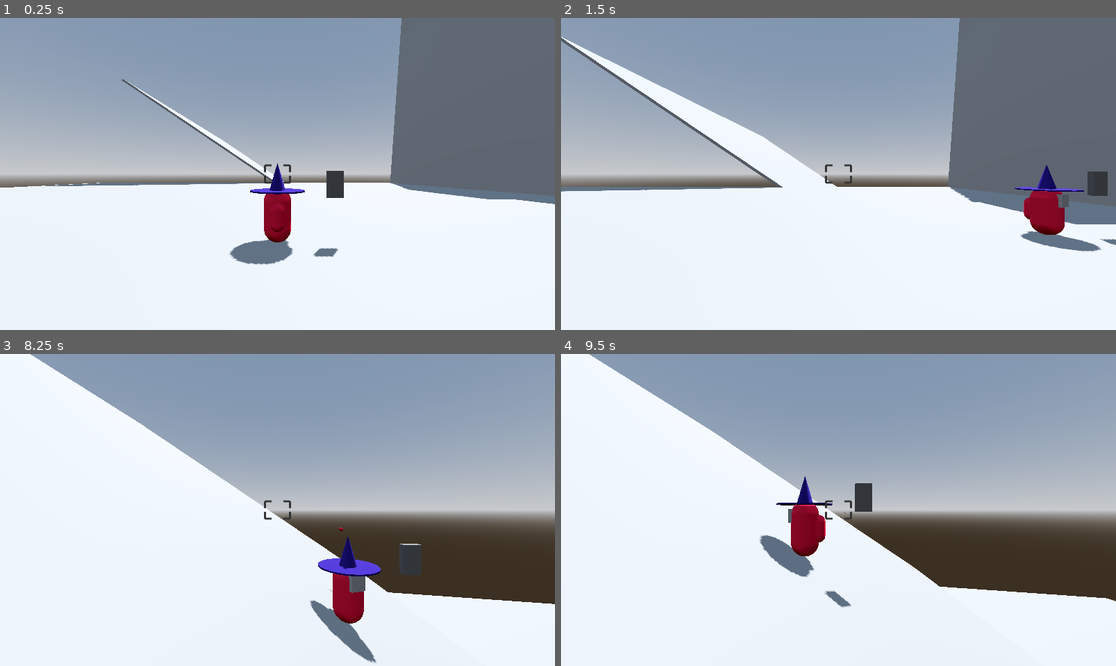
Above: before the commit, frames 1-4 (two rows, left to right).
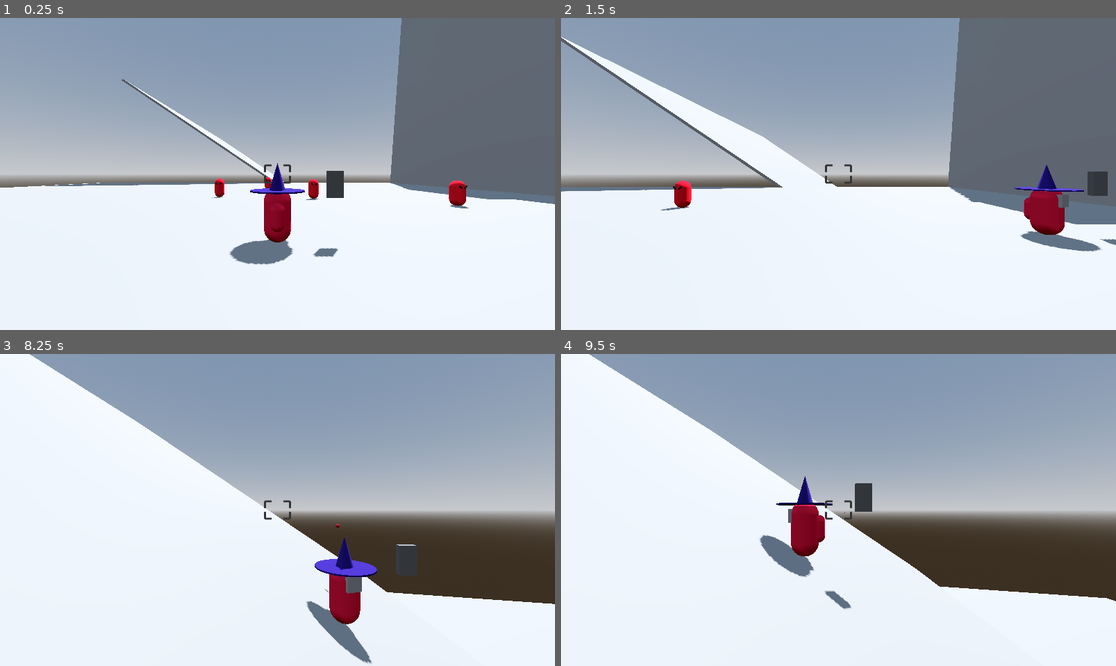
Above: after the commit, the same moments.

Repository: lead0lead/godot-3d-bullet-hell
Game: Godot game, scene res://scenes/main.tscn
The game is run twice, just before and just after one commit, with the same random seed, the same clock (stepped at 60 frames per second) and the same inputs.
Inputs (mouse positions are in pixels of both pictures, inside the frame that each line leads up to):
- Up to frame 1 (0.25 s): no input
- Up to frame 2 (1.5 s): tap Enter at 0.5 s; move the mouse to (960, 158) at 0.52 s; hold D (right) 0.53-1.28 s; hold Shift (boost) 0.53-1.28 s; tap Space (jump) at 0.77 s; move the mouse to (727, 189) at 1.27 s; hold S (back) from 1.28 s (still down); tap X (dash) at 1.35 s
- Up to frame 3 (8.25 s): tap Space (jump) at 1.52, 3.02, 3.77, 4.52, 6.02, 6.77, 7.52 s; move the mouse to (333, 441) at 2.02 s; release S (back) at 2.03 s; press the mouse at (333, 441) at 2.03 s; hold D (right) 2.03-2.78 s; move the mouse to (249, 572) at 2.77 s; release the mouse at (249, 572) at 2.78 s; hold W (forward) 2.78-3.53 s; tap F (toggle-flight) at 2.85, 5.85 s; move the mouse to (444, 556) at 3.52 s; hold Shift (boost) 3.53-4.28 s; hold A (left) 3.53-5.03 s; move the mouse to (111, 463) at 4.27 s; tap X (dash) at 4.35, 7.35 s; move the mouse to (305, 510) at 5.02 s; press the mouse at (305, 510) at 5.03 s; hold S (back) 5.03-5.78 s; move the mouse to (194, 432) at 5.77 s; release the mouse at (194, 432) at 5.78 s; hold D (right) 5.78-6.53 s; move the mouse to (399, 494) at 6.52 s; hold W (forward) 6.53-7.28 s; hold Shift (boost) 6.53-7.28 s; move the mouse to (166, 525) at 7.27 s; hold D (right) 7.28-8.03 s; move the mouse to (333, 441) at 8.02 s; press the mouse at (333, 441) at 8.03 s; hold S (back) from 8.03 s (still down)
- Up to frame 4 (9.5 s): move the mouse to (810, 572) at 8.77 s; release S (back) at 8.78 s; release the mouse at (810, 572) at 8.78 s; hold A (left) from 8.78 s (still down); tap F (toggle-flight) at 8.85 s; tap Space (jump) at 9.02 s

The runs differ from the first frame. In frame 1, 0.5% of the frame differs, in the area x 38-85%, y 51-62%; in frame 2, 0.3%; in frame 3, 1.0%, in the area x 5-100%, y 0-100%; in frame 4, 0.1%.

Commit message:
Add enemies
add class for npcs
add group for enemies
begin lockon system code

Diff:
--- a/project.godot
+++ b/project.godot
@@ -14,6 +14,10 @@
 run/main_scene="res://scenes/main.tscn"
 config/features=PackedStringArray("4.3", "Forward Plus")
 config/icon="res://textures/icon.svg"
+
+[global_group]
+
+Enemy="Can be damaged by the player"
 
 [input]
 
@@ -84,3 +88,4 @@
 3d_physics/layer_2="Player"
 3d_physics/layer_3="Camera"
 3d_physics/layer_4="Bullet"
+3d_physics/layer_5="Enemy"
--- /dev/null
+++ b/scenes/enemy.tscn
@@ -0,0 +1,40 @@
+[gd_scene load_steps=7 format=3 uid="uid://4rqwoueipw7k"]
+
+[ext_resource type="Script" path="res://scripts/enemy.gd" id="1_j2urv"]
+
+[sub_resource type="CapsuleShape3D" id="CapsuleShape3D_wfo34"]
+
+[sub_resource type="StandardMaterial3D" id="StandardMaterial3D_kitba"]
+albedo_color = Color(0.909218, 0, 0.134994, 1)
+
+[sub_resource type="CapsuleMesh" id="CapsuleMesh_jnes4"]
+material = SubResource("StandardMaterial3D_kitba")
+
+[sub_resource type="StandardMaterial3D" id="StandardMaterial3D_mvx82"]
+albedo_color = Color(0, 0, 0, 1)
+
+[sub_resource type="CapsuleMesh" id="CapsuleMesh_mo1v8"]
+material = SubResource("StandardMaterial3D_mvx82")
+radius = 0.05
+height = 0.3
+
+[node name="Enemy" type="CharacterBody3D" groups=["Enemy"]]
+collision_layer = 16
+collision_mask = 9
+script = ExtResource("1_j2urv")
+
+[node name="CollisionShape3D" type="CollisionShape3D" parent="."]
+transform = Transform3D(1, 0, 0, 0, 1, 0, 0, 0, 1, 0, 1, 0)
+shape = SubResource("CapsuleShape3D_wfo34")
+
+[node name="TestMesh" type="MeshInstance3D" parent="."]
+transform = Transform3D(1, 0, 0, 0, 1, 0, 0, 0, 1, 0, 1, 0)
+mesh = SubResource("CapsuleMesh_jnes4")
+
+[node name="MeshInstance3D" type="MeshInstance3D" parent="TestMesh"]
+transform = Transform3D(0.707107, 0.707107, 0, -0.707107, 0.707107, 0, 0, 0, 1, 0.2, 0.5, 0.509)
+mesh = SubResource("CapsuleMesh_mo1v8")
+
+[node name="MeshInstance3D2" type="MeshInstance3D" parent="TestMesh"]
+transform = Transform3D(0.707107, -0.707107, 0, 0.707107, 0.707107, 0, 0, 0, 1, -0.2, 0.5, 0.509)
+mesh = SubResource("CapsuleMesh_mo1v8")
--- a/scenes/main.tscn
+++ b/scenes/main.tscn
@@ -1,6 +1,7 @@
-[gd_scene load_steps=7 format=3 uid="uid://bg0a7o7n6iwxa"]
+[gd_scene load_steps=8 format=3 uid="uid://bg0a7o7n6iwxa"]
 
 [ext_resource type="PackedScene" uid="uid://wtup6u4wgkew" path="res://scenes/player.tscn" id="1_baenq"]
+[ext_resource type="PackedScene" uid="uid://4rqwoueipw7k" path="res://scenes/enemy.tscn" id="2_gfefn"]
 
 [sub_resource type="BoxMesh" id="BoxMesh_dk7vj"]
 size = Vector3(100, 0.5, 100)
@@ -80,3 +81,15 @@
 shape = SubResource("BoxShape3D_cjkpx")
 
 [node name="Player" parent="Node3D" instance=ExtResource("1_baenq")]
+
+[node name="Enemy" parent="." instance=ExtResource("2_gfefn")]
+transform = Transform3D(1, 0, 0, 0, 1, 0, 0, 0, 1, 3.6401, 0, -13.0629)
+
+[node name="Enemy2" parent="." instance=ExtResource("2_gfefn")]
+transform = Transform3D(1, 0, 0, 0, 1, 0, 0, 0, 1, -6.29375, 0, -14.6302)
+
+[node name="Enemy3" parent="." instance=ExtResource("2_gfefn")]
+transform = Transform3D(1, 0, 0, 0, 1, 0, 0, 0, 1, 14.0998, 0, -8.43278)
+
+[node name="Enemy4" parent="." instance=ExtResource("2_gfefn")]
+transform = Transform3D(1, 0, 0, 0, 1, 0, 0, 0, 1, -1.48522, 0, -24.7789)
--- a/scenes/player.tscn
+++ b/scenes/player.tscn
@@ -38,6 +38,17 @@
 [sub_resource type="CapsuleShape3D" id="CapsuleShape3D_4rsci"]
 
 [sub_resource type="SphereShape3D" id="SphereShape3D_7xni4"]
+
+[sub_resource type="BoxShape3D" id="BoxShape3D_x7nii"]
+size = Vector3(5, 4, 100)
+
+[sub_resource type="StandardMaterial3D" id="StandardMaterial3D_06kpu"]
+transparency = 1
+albedo_color = Color(1, 1, 1, 0.0784314)
+
+[sub_resource type="BoxMesh" id="BoxMesh_bnhyk"]
+material = SubResource("StandardMaterial3D_06kpu")
+size = Vector3(5, 4, 100)
 
 [sub_resource type="SphereShape3D" id="SphereShape3D_vjbo1"]
 
@@ -98,6 +109,16 @@
 unique_name_in_owner = true
 target_position = Vector3(0, 0, -1000)
 
+[node name="Area3D" type="Area3D" parent="CameraPivot/SpringArm3D/PlayerCamera"]
+transform = Transform3D(1, 0, 0, 0, 1, 0, 0, 0, 1, 0, 0.00999999, -50.795)
+
+[node name="CollisionShape3D" type="CollisionShape3D" parent="CameraPivot/SpringArm3D/PlayerCamera/Area3D"]
+shape = SubResource("BoxShape3D_x7nii")
+
+[node name="MeshInstance3D" type="MeshInstance3D" parent="CameraPivot/SpringArm3D/PlayerCamera/Area3D"]
+visible = false
+mesh = SubResource("BoxMesh_bnhyk")
+
 [node name="TextureRect" type="TextureRect" parent="CameraPivot/SpringArm3D/PlayerCamera"]
 custom_minimum_size = Vector2(64, 64)
 anchors_preset = 8
@@ -131,3 +152,6 @@
 mesh = SubResource("BoxMesh_ia2wk")
 
 [node name="Muzzle" type="Node3D" parent="RangedWeaponPivot/SpringArm3D/RangedWeapon"]
+
+[connection signal="body_entered" from="CameraPivot/SpringArm3D/PlayerCamera/Area3D" to="RangedWeaponPivot/SpringArm3D/RangedWeapon" method="_on_area_3d_body_entered"]
+[connection signal="body_exited" from="CameraPivot/SpringArm3D/PlayerCamera/Area3D" to="RangedWeaponPivot/SpringArm3D/RangedWeapon" method="_on_area_3d_body_exited"]
--- a/scripts/bullet.gd
+++ b/scripts/bullet.gd
@@ -1,6 +1,6 @@
 extends RigidBody3D
 
-const DAMAGE = 50.0
+const DAMAGE = 20.0
 const SPEED = 5.0
 
 var shoot = false
@@ -14,4 +14,6 @@
 
 
 func _on_body_entered(body: Node) -> void:
+	if body.is_in_group("Enemy"):
+		body.health -= DAMAGE
 	queue_free()
--- /dev/null
+++ b/scripts/enemy.gd
@@ -0,0 +1 @@
+extends npc
--- /dev/null
+++ b/scripts/npc.gd
@@ -0,0 +1,12 @@
+extends CharacterBody3D
+class_name npc
+
+@export var health := 200.0
+
+func _ready() -> void:
+	pass
+
+func _process(delta):
+	if health <= 0:
+		queue_free()
+		print("Enemy destroyed!")
--- a/scripts/player.gd
+++ b/scripts/player.gd
@@ -21,7 +21,6 @@
 @export var glide_speed := 0.5
 
 @onready var _camera: Camera3D = %PlayerCamera
-@onready var _aimcast: RayCast3D = %Aimcast
 
 enum States {IDLE, WALKING, JUMPING, GLIDING, BOOSTING, DASHING, FLYING_IDLE, FLYING, FALLING}
 var state := States.IDLE
@@ -45,11 +44,6 @@
 	var camera_right = _camera.global_basis.x
 
 	# Attacking
-
-	if _aimcast.is_colliding():
-		_ranged_weapon.look_at(_aimcast.get_collision_point(), _camera.global_basis.y)
-	else:
-		_ranged_weapon.look_at(_camera.global_transform * (Vector3.FORWARD * 1000.0))
 
 	if Input.is_action_pressed("fire"):
 		_ranged_weapon.fire()
--- a/scripts/ranged_weapon.gd
+++ b/scripts/ranged_weapon.gd
@@ -14,6 +14,10 @@
 @onready var _player := _ranged_weapon_pivot.get_parent()
 
 @onready var bullet = preload("res://scenes/bullet.tscn")
+@onready var _aimcast: RayCast3D = %Aimcast
+@onready var _camera: Camera3D = %PlayerCamera
+
+var _enemies_in_view := []
 
 var _can_fire: bool = true
 
@@ -22,9 +26,12 @@
 
 func _process(delta: float) -> void:
 	_handle_weapon_pivot_rotation(delta)
+	if _aimcast.is_colliding():
+		self.look_at(_aimcast.get_collision_point(), _camera.global_basis.y)
+	else:
+		self.look_at(_camera.global_transform * (Vector3.FORWARD * 1000.0))
 
 func _handle_weapon_pivot_rotation(delta):
-
 	_ranged_weapon_pivot.look_at(_player.position - _camera_pivot.global_basis.x - _camera_pivot.global_basis.y)
 
 func fire():
@@ -36,3 +43,14 @@
 		b.shoot = true
 		await get_tree().create_timer(_rate_of_fire).timeout
 		_can_fire = true
+
+func _on_area_3d_body_entered(body: Node3D) -> void:
+	if body.is_in_group("Enemie"):
+		_enemies_in_view.append(body)
+
+func _on_area_3d_body_exited(body: Node3D) -> void:
+	if body.is_in_group("Enemie"):
+		_enemies_in_view.erase(body)
+
+func _find_closest_lockon_target():
+	pass
Not shown: 1 places in scenes/player.tscn that only renumber resources
